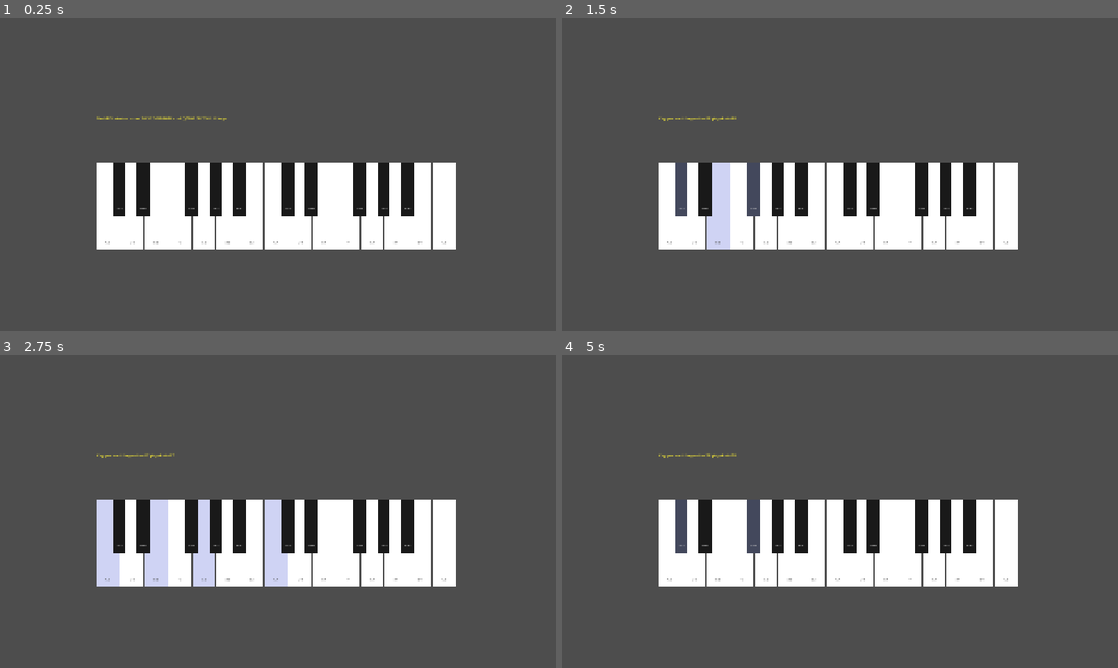
Above: before the commit, frames 1-4 (two rows, left to right).
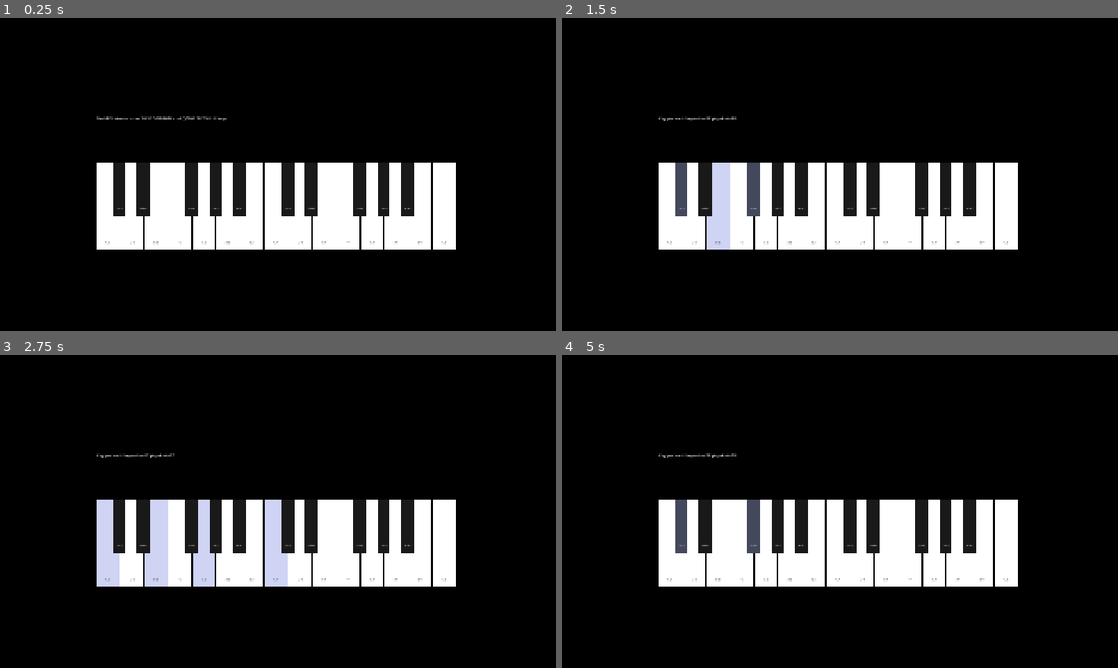
Above: after the commit, the same moments.

Repository: Amoniethian/Piano_Godot_keybord
Game: Godot game, scene res://scenes/main.tscn
Same seed, same stepped clock (60 frames per second), same inputs: the game is played once before the commit and once after it.
Inputs (mouse positions are in pixels of both pictures, inside the frame that each line leads up to):
- Up to frame 1 (0.25 s): no input
- Up to frame 2 (1.5 s): tap Enter at 0.5 s; move the mouse to (667, 205) at 0.52 s; hold D 0.53-1.28 s; tap Z at 0.6 s; click (667, 205) at 0.67 s; tap Space at 1.25 s; move the mouse to (695, 205) at 1.27 s; hold S from 1.28 s (still down); tap X at 1.35 s; click (695, 205) at 1.42 s
- Up to frame 3 (2.75 s): tap Enter at 2 s; move the mouse to (155, 542) at 2.02 s; release S at 2.03 s; hold D from 2.03 s (still down); tap C at 2.1 s; click (155, 542) at 2.17 s
- Up to frame 4 (5 s): tap Space at 2.75 s; move the mouse to (739, 542) at 2.77 s; release D at 2.78 s; hold W 2.78-3.53 s; tap V at 2.85 s; click (739, 542) at 2.92 s; move the mouse to (767, 542) at 3.52 s; hold S from 3.53 s (still down); tap B at 3.6 s; click (767, 542) at 3.67 s; tap Enter at 4.25 s; move the mouse to (789, 542) at 4.27 s; tap N at 4.35 s; click (789, 542) at 4.42 s

The runs differ from the first frame. In frame 1, 82% of the frame differs, in the area x 0-100%, y 0-100%; in frame 2, 82%; in frame 3, 82%; in frame 4, 82%.

Commit message:
ui: white text, black background guarantee, smaller dialogue above keyboard
- DialogueLabel color: warm yellow → pure white
- Debug label color: yellow → white
- project.godot: add default_clear_color=black so background is guaranteed even if Background ColorRect anchors fail under Node2D
- DialogueLabel: font_size 66→32, height 130→160px, positioned tightly above keyboard (offset -170 to -10) with width matching piano (1245px); fits 3-4 lines of bilingual text without any keyboard overlap

https://claude.ai/code/session_01D8bD92zb2BKXxR4uALqLJT

Diff:
--- a/project.godot
+++ b/project.godot
@@ -32,4 +32,5 @@
 
 [rendering]
 
+environment/defaults/default_clear_color=Color(0, 0, 0, 1)
 textures/vram_compression/import_etc2_astc=true
--- a/scenes/main.tscn
+++ b/scenes/main.tscn
@@ -43,12 +43,12 @@
 
 [node name="DialogueLabel" type="Label" parent="PianoManager"]
 visible = false
-offset_top = -130.0
-offset_right = 1260.0
-offset_bottom = -60.0
-theme_override_colors/font_color = Color(1, 1, 0.8, 1)
+offset_top = -170.0
+offset_right = 1245.0
+offset_bottom = -10.0
+theme_override_colors/font_color = Color(1, 1, 1, 1)
 theme_override_fonts/font = SubResource("SystemFont_bold")
-theme_override_font_sizes/font_size = 66
+theme_override_font_sizes/font_size = 32
 horizontal_alignment = 1
 vertical_alignment = 1
 autowrap_mode = 3
--- a/scripts/piano_manager.gd
+++ b/scripts/piano_manager.gd
@@ -49,7 +49,7 @@
 	_debug_label.size        = Vector2(1260, 55)
 	_debug_label.horizontal_alignment = HORIZONTAL_ALIGNMENT_LEFT
 	_debug_label.autowrap_mode = TextServer.AUTOWRAP_OFF
-	_debug_label.add_theme_color_override("font_color", Color(1.0, 0.95, 0.2))
+	_debug_label.add_theme_color_override("font_color", Color(1, 1, 1))
 	_debug_label.add_theme_font_size_override("font_size", 15)
 	add_child(_debug_label)
 	_dbg("MIDI: starting up…")
